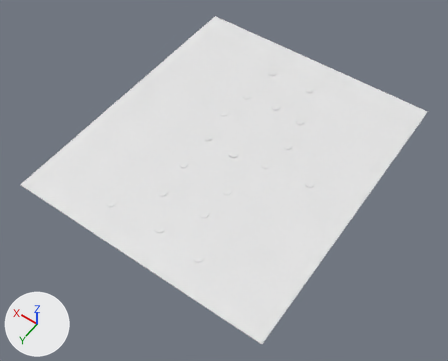
Before and after pictures for a commit that changed the glTF model public/assets/glb/lv2.castle-level.glb.
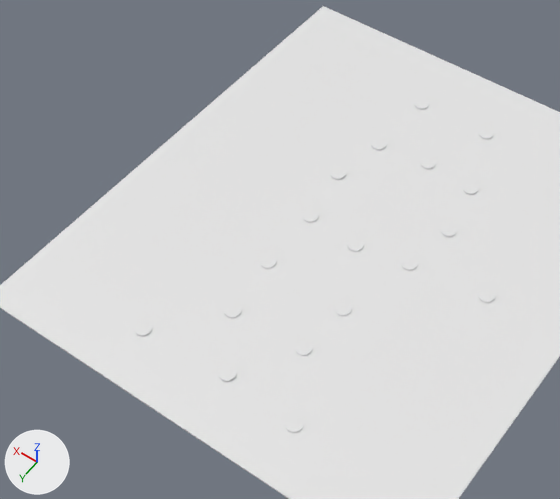
Each version is shown whole from a 50 mm camera at (-50.2, 73.9, 102.4) aimed at (-2.8, 7.5, -2.0), then close up on the part from 6% to 79% of the width and 4% to 83% of the height. Every picture has the same lights, and +X, +Y and +Z are marked at lower left. Where no turn or scale is listed for an object, it has been applied to the vertices.

Names of what the first close-up shows: 'Plane', 'TowerBase.001', 'TowerBase.002', 'TowerBase.005', 'TowerBase.009', 'TowerBase.010', 'TowerBase.011', 'TowerBase.013', 'TowerBase.014', 'TowerBase.015', 'TowerBase.016', 'TowerBase.100'.
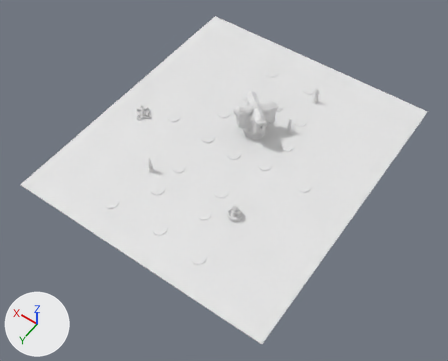
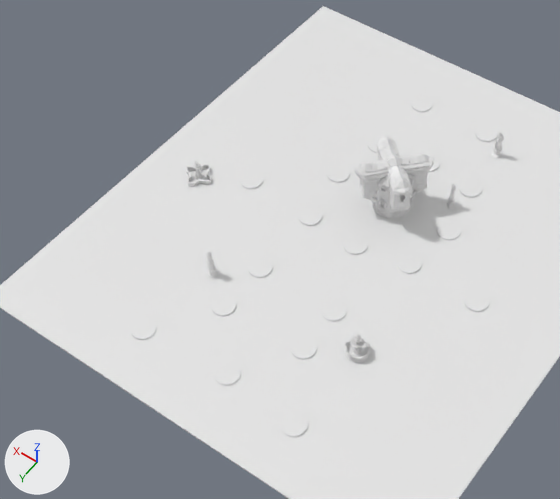
Commit message: better forest/castle map

The change, as a list of edits to the scene's bpy script:
```text
Add me_mesh_094:
    me_mesh_094.from_pydata(...)  # 2943 vertices, 4477 faces; spans x -4.11..3.94, y -4.11..3.94, z -0.45..8.56
    me_mesh_094.materials.append(mat_material_001)  # white #e7e7e7
Add me_mesh_101:
    me_mesh_101.from_pydata(...)  # 767 vertices, 1418 faces; spans x -0.7..0.68, y -0.62..0.61, z 0.0..4.28
    me_mesh_101.materials.append(mat_material_001)  # white #e7e7e7
Add me_mesh_097:
    me_mesh_097.from_pydata(...)  # 767 vertices, 1418 faces; spans x -0.73..0.75, y -0.72..0.7, z 0.0..4.28
    me_mesh_097.materials.append(mat_material_001)  # white #e7e7e7
Add me_mesh_098:
    me_mesh_098.from_pydata(...)  # 1206 vertices, 2265 faces; spans x -0.81..0.79, y -0.81..0.8, z 0.0..4.2
    me_mesh_098.materials.append(mat_material_001)  # white #e7e7e7
Add me_mesh_099:
    me_mesh_099.from_pydata(...)  # 572 vertices, 981 faces; spans x -2.13..2.13, y -2.13..2.13, z 0.0..3.18
    me_mesh_099.materials.append(mat_material_001)  # white #e7e7e7
Add me_mesh_100:
    me_mesh_100.from_pydata(...)  # 915 vertices, 1573 faces; spans x -1.72..1.72, y -1.72..1.72, z 0.01..3.85
    me_mesh_100.materials.append(mat_material_001)  # white #e7e7e7
Change ob_towerbase_001:
    ob_towerbase_001.scale: (1.0, 1.0, 0.1) -> (1.5, 1.5, 0.1)
Change ob_towerbase_100:
    ob_towerbase_100.scale: (1.0, 1.0, 0.1) -> (1.5, 1.5, 0.1)
Change ob_towerbase_002:
    ob_towerbase_002.scale: (1.0, 1.0, 0.1) -> (1.5, 1.5, 0.1)
Change ob_towerbase_005:
    ob_towerbase_005.scale: (1.0, 1.0, 0.1) -> (1.5, 1.5, 0.1)
Change ob_towerbase_009:
    ob_towerbase_009.scale: (1.0, 1.0, 0.1) -> (1.5, 1.5, 0.1)
Change ob_towerbase_010:
    ob_towerbase_010.scale: (1.0, 1.0, 0.1) -> (1.5, 1.5, 0.1)
Change ob_towerbase_011:
    ob_towerbase_011.scale: (1.0, 1.0, 0.1) -> (1.5, 1.5, 0.1)
Change ob_towerbase_013:
    ob_towerbase_013.location: (4.6, 18.8, 0.3) -> (6.0, 18.8, 0.3)
Change ob_towerbase_014:
    ob_towerbase_014.scale: (1.0, 1.0, 0.1) -> (1.5, 1.5, 0.1)
Change ob_towerbase_015:
    ob_towerbase_015.scale: (1.0, 1.0, 0.1) -> (1.5, 1.5, 0.1)
Change ob_towerbase_016:
    ob_towerbase_016.location: (-18.7, -0.7, 0.3) -> (-18.2, 0.7, 0.3)
Add ob_tavern_001:
    ob_tavern_001 = bpy.data.objects.new('tavern.001', me_mesh_094)
    ob_tavern_001.location = (-1.0, -6.6, 0.0)
Add ob_statue_2_002:
    ob_statue_2_002 = bpy.data.objects.new('statue_2.002', me_mesh_101)
    ob_statue_2_002.location = (-7.5, -22.2, 0.0)
Add ob_statue_2_001:
    ob_statue_2_001 = bpy.data.objects.new('statue_2.001', me_mesh_097)
    ob_statue_2_001.location = (10.3, 15.7, 0.0)
Add ob_statue_1_001:
    ob_statue_1_001 = bpy.data.objects.new('statue_1.001', me_mesh_098)
    ob_statue_1_001.location = (-7.5, -10.8, 0.0)
Add ob_fontan_2_001:
    ob_fontan_2_001 = bpy.data.objects.new('fontan_2.001', me_mesh_099)
    ob_fontan_2_001.location = (22.1, 4.1, 0.0)
Add ob_fontain_1_001:
    ob_fontain_1_001 = bpy.data.objects.new('fontain_1.001', me_mesh_100)
    ob_fontain_1_001.location = (-10.8, 15.0, 0.0)
```

Pixel boxes (x1, y1, x2, y2) of what changed, in the close-ups (560 x 499 px):
'tavern.001', added: after (354, 135, 434, 219)
'fontain_1.001', added: after (344, 334, 370, 363)
'TowerBase.001', rescaled (47% wider, 44% taller): before (285, 416, 303, 433); after (281, 412, 308, 437)
'TowerBase.016', moved: before (478, 289, 495, 303); after (464, 291, 489, 312)
'TowerBase.013', moved: before (224, 304, 241, 318); after (211, 295, 236, 316)
'TowerBase.002', rescaled (47% wider, 47% taller): before (218, 366, 236, 382); after (214, 362, 241, 386)
'TowerBase.014', rescaled (42% wider, 53% taller): before (134, 322, 152, 336); after (130, 318, 156, 340)
'TowerBase.100', rescaled (44% wider, 40% taller): before (401, 257, 418, 271); after (397, 254, 422, 274)
'fontan_2.001', added: after (186, 160, 212, 187)
'TowerBase.011', rescaled (50% wider, 43% taller): before (303, 210, 318, 223); after (299, 207, 322, 226)
'TowerBase.010', rescaled (50% wider, 46% taller): before (331, 168, 346, 180); after (327, 165, 350, 183)
'TowerBase.005', rescaled (44% wider, 42% taller): before (479, 128, 494, 139); after (475, 126, 497, 142)
'TowerBase.015', rescaled (44% wider, 42% taller): before (414, 99, 429, 110); after (411, 96, 433, 112)
'TowerBase.009', rescaled: before (371, 139, 386, 150); after (368, 136, 381, 153)
'statue_2.002', added: after (491, 131, 504, 158)
'statue_2.001', added: after (206, 251, 217, 278)
'statue_1.001', added: after (447, 184, 456, 209)
